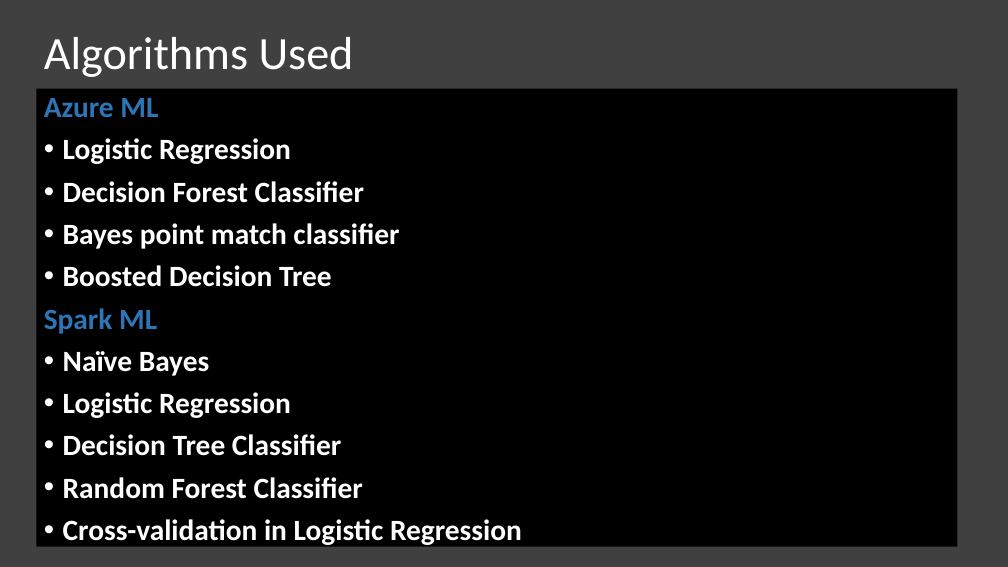
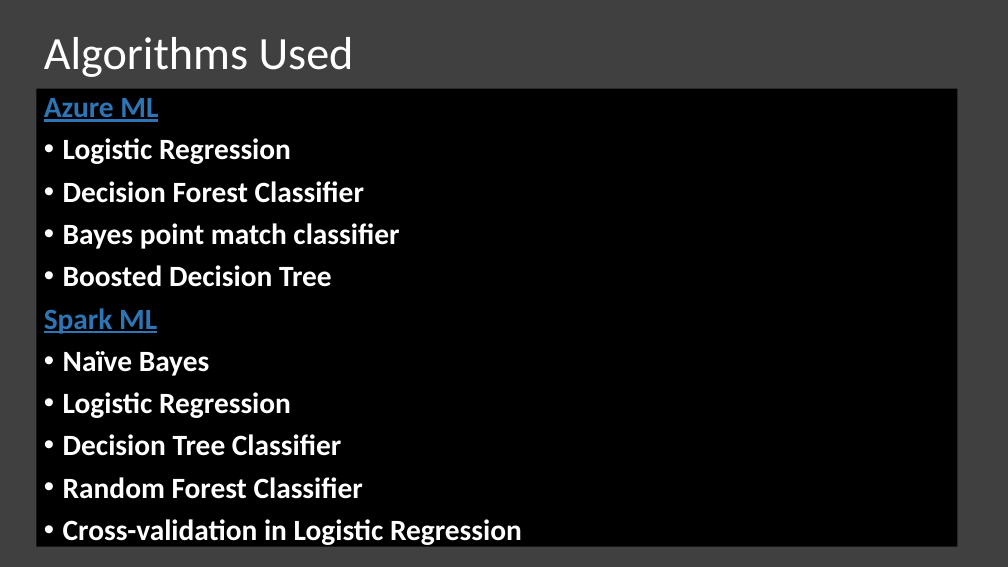
Before and after one commit to yashchks87/covid_19_nlp, a slide deck: slide 8 of CIS5560.pptx. Drawn at 1008x567 pixels with LibreOffice and Linux fonts; fonts in the diff are those of the drawing. Boxes give left, top, right and bottom in pixels: in the first picture for what was removed or moved away, otherwise in the second. Text is boxed around its words. In the diff, an @@ line names an element or a change of style, - is before the commit and + after.

```diff
--- a/CIS5560.pptx
+++ b/CIS5560.pptx
@@ text at <box>44,98,158,334</box>: underline on in "Azure ML", "Spark ML" @@
```
Also in this commit, not shown: 1 other slide changed, 1 slide added, 1 other file.
